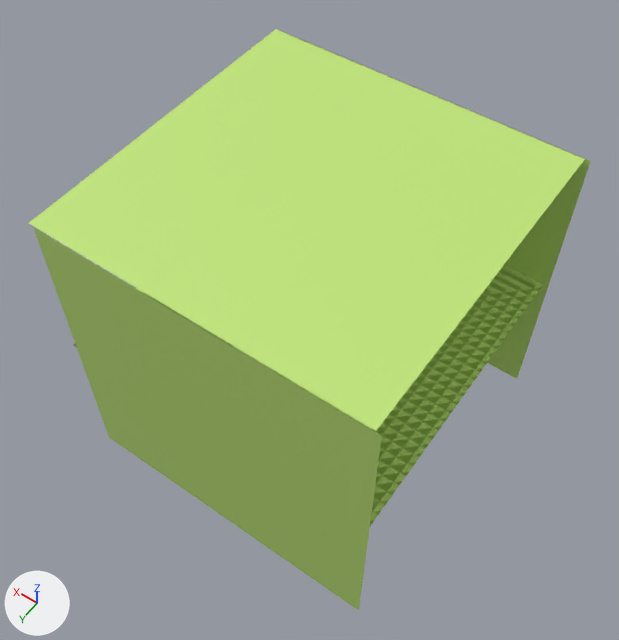
A saved change to the OBJ model apps/_shareddata/simple_scene_2.obj.
Both versions are drawn from a 50 mm camera at (-687.0, 982.0, 1495.0) aimed at (6.0, 11.0, -30.0). The axes (+X, +Y, +Z) are drawn at lower left. The lights are the same throughout. Where no turn or scale is listed for an object, it has been applied to the vertices.
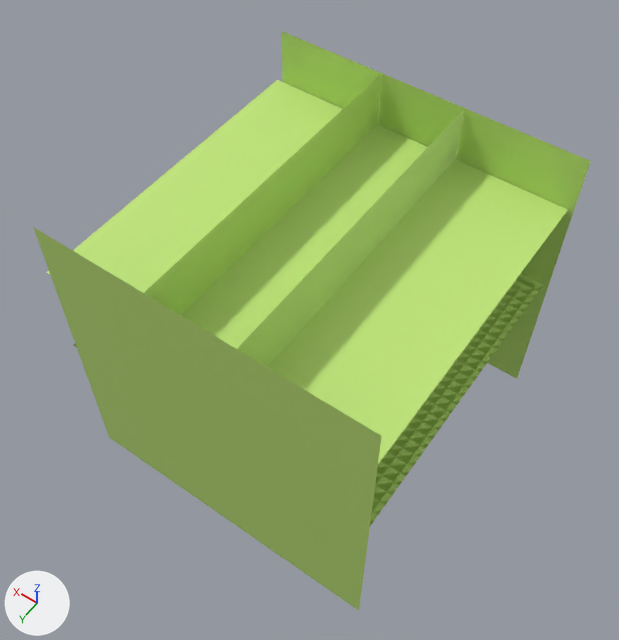
Commit message: Update object

Boxes [x1, y1, x2, y2] around the edits, measured in the pictures (619 x 640 px):
'Cube.005_Cube.009', mesh moved
    before: [29, 29, 585, 431]
    after: [47, 80, 568, 464]
'Cube.004', unchanged, uncovered by the edit
    both: [281, 31, 591, 379]
'Cube.002', unchanged, uncovered by the edit
    before: [144, 97, 356, 346]
    after: [144, 74, 381, 315]
'Cube.001', unchanged, uncovered by the edit
    before: [237, 124, 450, 392]
    after: [237, 110, 464, 367]

The edits, one by one:
me_cube_005_cube_009 has 4 vertices, 1 face and spans x -377.0..384.0, y -385.0..374.0, z 357.0.
me_cube_005_cube_009 is used by ob_cube_005_cube_009; location (0.0, 0.0, 0.0).
me_cube_005_cube_009 part 1: the whole mesh is moved by (0.0, 0.0, -138.0).
